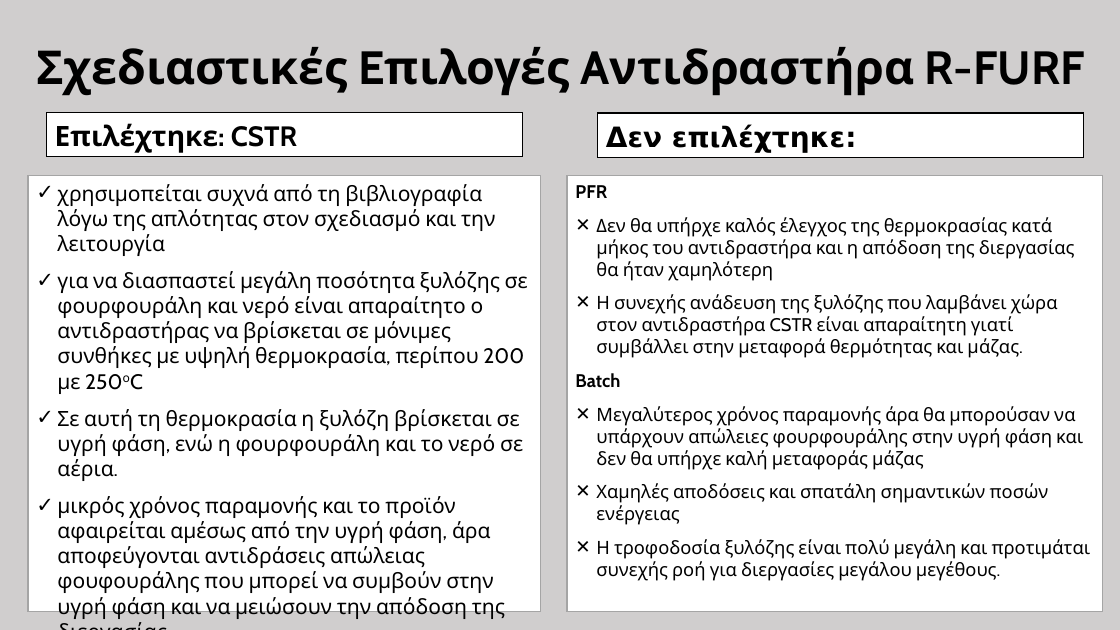
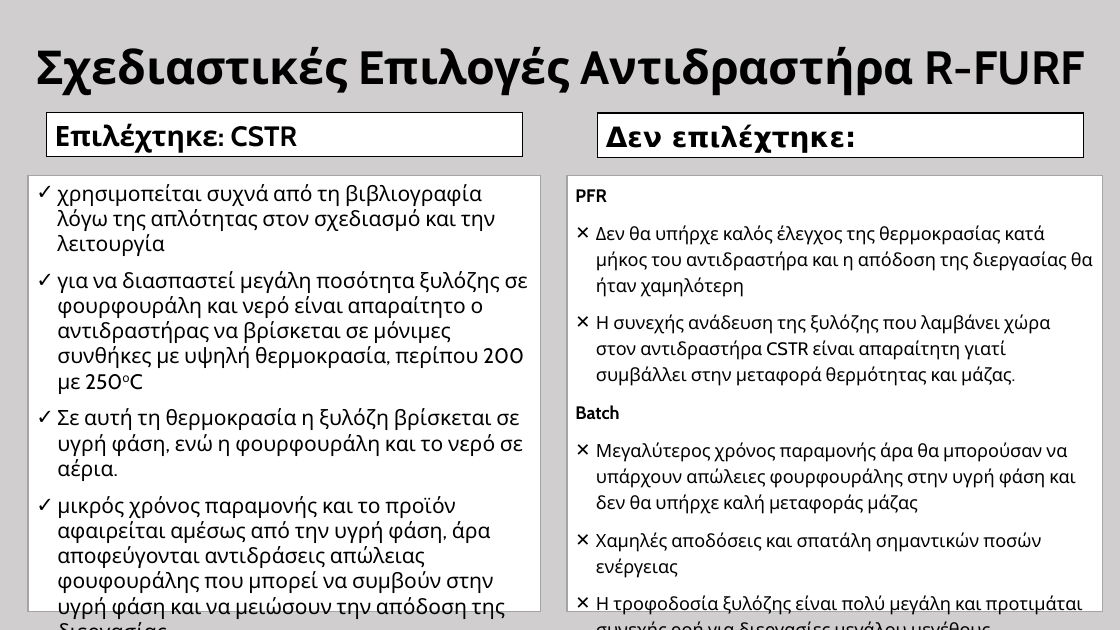
Before and after one commit to Vidianos-Giannitsis/Process-Design, a slide deck: slide 29 of Final_exam_files/Process_Design_omada_27_to_upload/presentation_omada_27.pptx. Drawn at 1120x630 pixels with LibreOffice and Linux fonts; fonts in the diff are those of the drawing. Boxes give left, top, right and bottom in pixels: in the first picture for what was removed or moved away, otherwise in the second. Text is boxed around its words. In the diff, an @@ line names an element or a change of style, - is before the commit and + after.

```diff
--- a/Final_exam_files/Process_Design_omada_27_to_upload/presentation_omada_27.pptx
+++ b/Final_exam_files/Process_Design_omada_27_to_upload/presentation_omada_27.pptx
@@ text "χρησιμοπείται συχνά από τη βιβλιογραφία ..." at (x1=28, y1=176, x2=540, y2=612): outline #A5A5A5 1 pt to #A5A5A5 0.99 pt @@
@@ text "PFR" at (x1=567, y1=176, x2=1102, y2=612): size 15.7 to 15.5 pt; line spacing 1 to 1.2; outline #A5A5A5 1 pt to #A5A5A5 0.99 pt @@
```
Also in this commit, not shown: 15 other slides changed, 8 other files.
